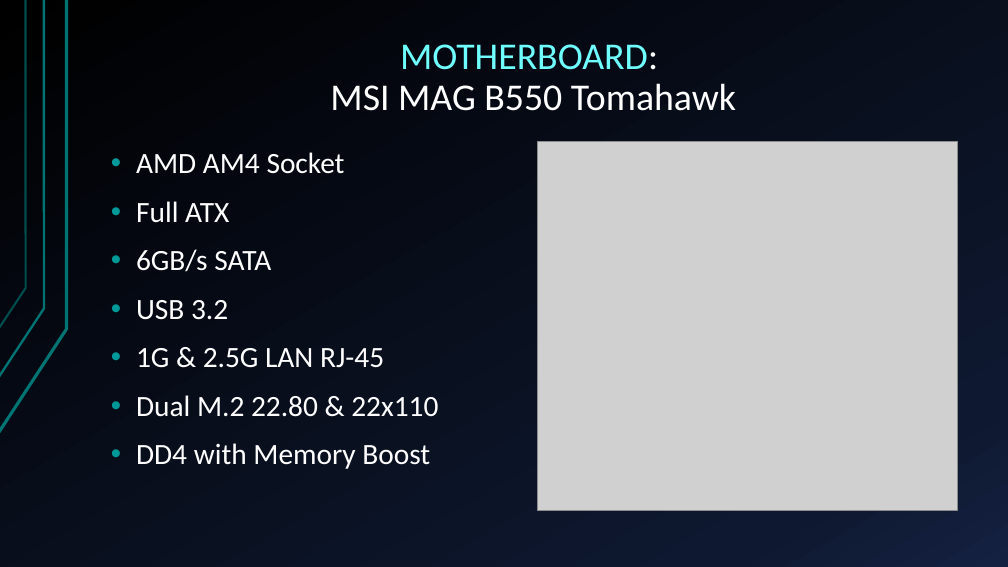
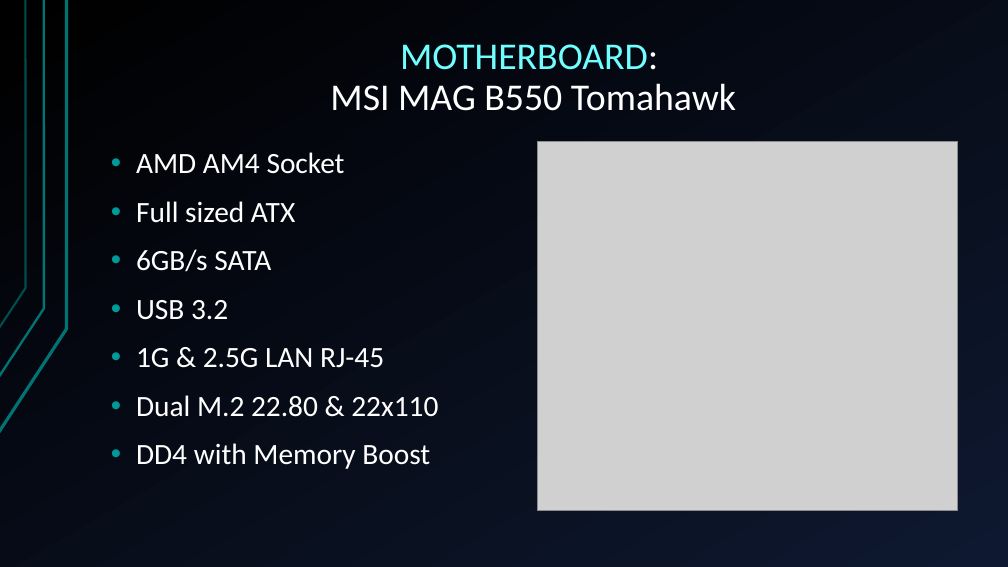
Before and after one commit to Ploppa-Smurph/ctec112_IT_HardwareSupport, a slide deck: slide 4 of buildPC.pptx. Drawn at 1008x567 pixels with LibreOffice and Linux fonts; fonts in the diff are those of the drawing; grey boxes stand for pictures. Boxes give left, top, right and bottom in pixels: in the first picture for what was removed or moved away, otherwise in the second. Text is boxed around its words. In the diff, an @@ line names an element or a change of style, - is before the commit and + after.

```diff
--- a/buildPC.pptx
+++ b/buildPC.pptx
@@ background gradient #000000 to #0F1931 to #142242 to gradient #000000 to #0E1830 @@
@@ text at (x1=136, y1=201, x2=295, y2=223): text changed @@
-• Full ATX
+• Full sized ATX
```
Also in this commit, not shown: 15 other slides changed.
